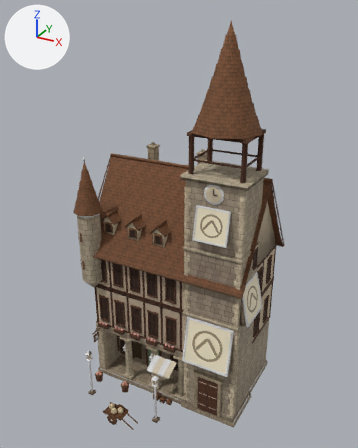
The glTF model public/themes/medieval-castle-v2/models/building/category.other.xl.glb, before and after one commit.
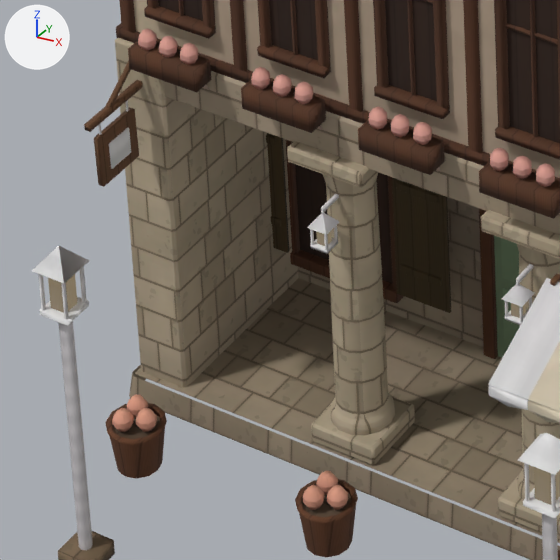
Old and new are each drawn whole from a 50 mm camera at (15.13, -26.24, 26.65) aimed at (0.34, 0.64, 13.21) and again close up on the part from 23% to 44% of the width and 71% to 88% of the height. The axes (+X, +Y, +Z) are drawn at upper left. The lights are the same throughout. The older version's two pictures come first. Objects named as collision shapes, trigger or cutter boxes, shadow casters or lower levels of detail are left out. Where no turn or scale is listed for an object, it has been applied to the vertices. Vertices at exactly the same position are counted once.

Objects in the first close-up: 'awning', 'building.category.other.xl.lod0', 'door_leaf', 'flowers', 'hanging_sign', 'shutter.l', 'shutter.r'.
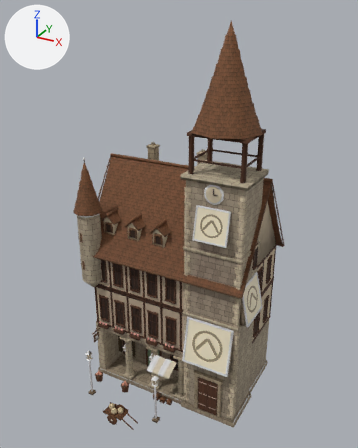
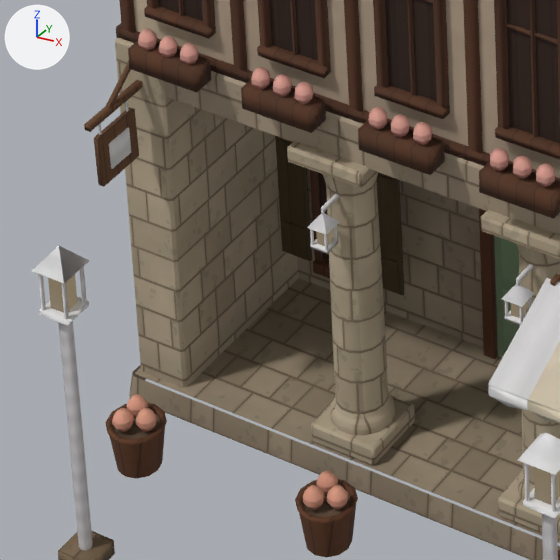
What differs and where, as boxes [x1, y1, x2, y2] in the close-ups (560 x 560 px; the box of a moved part takes in the faces that stretch with it):
'shutter.r', mesh rescaled, moved
    before: [392, 177, 451, 313]
    after: [376, 172, 404, 296]
'shutter.l', moved
    before: [266, 133, 289, 253]
    after: [275, 136, 312, 261]
part 1 of me_building_category_other_xl, moved or reshaped
    before: [290, 250, 404, 303]
    after: [313, 258, 330, 278]
part 2 of me_building_category_other_xl, moved or reshaped
    before: [286, 140, 300, 253]
    after: [310, 170, 323, 262]
part 3 of me_building_category_other_xl, moved or reshaped
    before: [295, 164, 393, 284]
    after: [318, 172, 329, 260]
part 4 of me_building_category_other_xl, edited (looks the same)
    both: [105, 197, 484, 521]

Edits to the bpy script that builds the scene:
```text
Change me_building_category_other_xl:
    used by ob_building_category_other_xl_lod0; location = (0.0, 0.0, 0.0)
    remove me_building_category_other_xl.from_pydata(...)  # 6984 vertices, 9429 faces; spans x -6.2..6.3, y -5.7..6.2, z 0.0..26.0
    add me_building_category_other_xl.from_pydata(...)  # 6984 vertices, 9475 faces; spans x -6.2..6.3, y -5.7..6.2, z 0.0..26.0
    me_building_category_other_xl part 1: the loose piece of 24 vertices spanning x -4.9..-3.5, y 0.2..0.6, z 0.8..1.0 is scaled about its middle by (0.568, 1, 1)
    me_building_category_other_xl part 2: the loose piece of 24 vertices spanning x -4.9..-4.8, y 0.2..0.3, z 1.0..2.9 is moved by (0.3, 0.0, 0.0)
    me_building_category_other_xl part 3: 4 of 6984 vertices moved; they spanned x -4.8..-3.5, y 0.3, z 1.0..2.9 and now span x -4.5..-3.8, y 0.3, z 1.0..2.9; mean shift (0.0, 0.0, 0.0); largest move (-4.8, 0.3, 1.0) -> (-4.5, 0.3, 1.0)
    me_building_category_other_xl part 4: 78 kept faces spanning x -5.6..-2.3, y -2.7..1.2, z 0.3..4.5 get new vertex colours; the middle colour goes from beige #b6a092 to beige #b9a294
    other edits to the shape of me_building_category_other_xl do not show in these pictures
Change me_shutter_r:
    used by ob_shutter_r; location = (-3.48, 0.2, 1.92)
    remove me_shutter_r.from_pydata(...)  # 72 vertices, 132 faces; spans x 0.01..0.7, y -0.04..0.02, z -0.93..0.93
    add me_shutter_r.from_pydata(...)  # 72 vertices, 132 faces; spans x 0.01..0.39, y -0.04..0.02, z -0.93..0.93
    me_shutter_r part 5: the whole mesh is scaled about its middle by (0.53, 1, 1), then moved by (-0.15, 0.0, 0.0)
Change ob_shutter_l:
    ob_shutter_l.location: (-4.89, 0.2, 1.92) -> (-4.58, 0.2, 1.92)
Change ob_shutter_r:
    ob_shutter_r.location: (-3.48, 0.2, 1.92) -> (-3.78, 0.2, 1.92)
```
